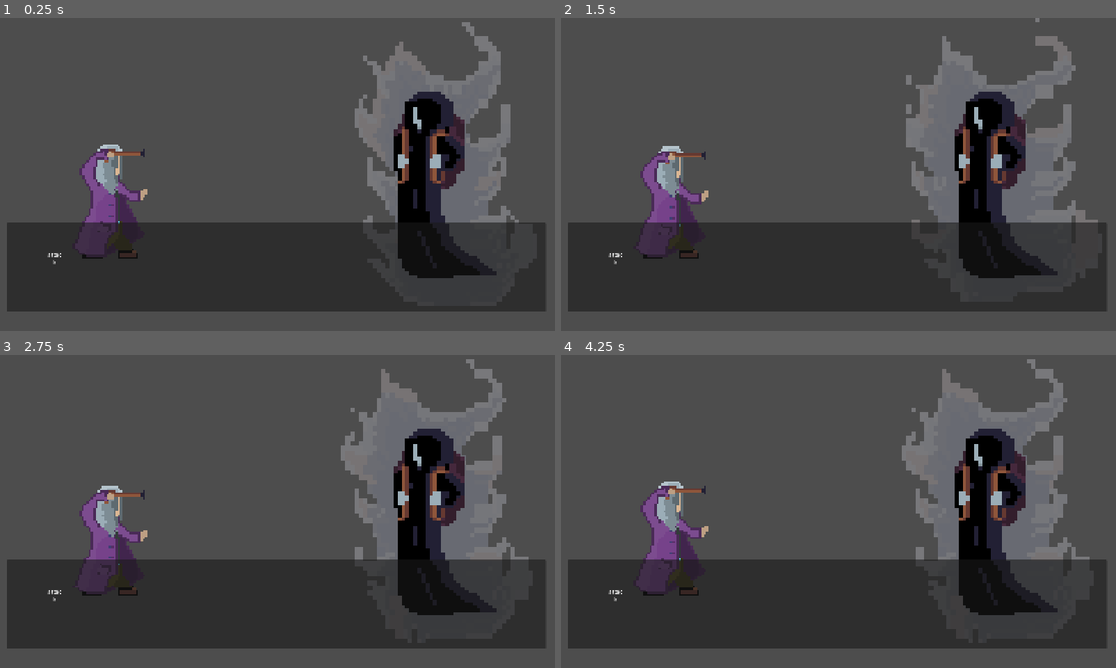
Above: before the commit, frames 1-4 (two rows, left to right).
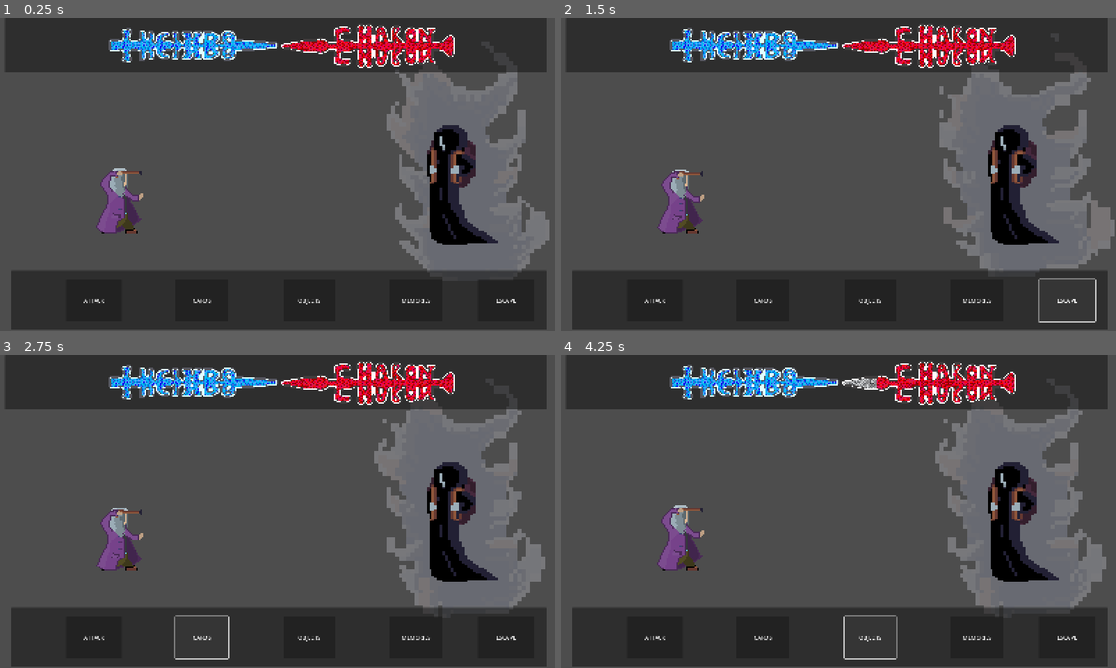
Above: after the commit, the same moments.

Repository: dokoliday/seconde-life
Game: Godot game, scene res://scenes/levels/combat.tscn
The game is run twice, just before and just after one commit, with the same random seed, the same clock (stepped at 60 frames per second) and the same inputs. This scene is started directly instead of the project's main scene.
Inputs (mouse positions are in pixels of both pictures, inside the frame that each line leads up to):
- Up to frame 1 (0.25 s): no input
- Up to frame 2 (1.5 s): click (616, 259) at 0.5 s, where only the run before the commit has a clickable "attac k"; click (1066, 299) at 1.25 s, where only the run after the commit has a clickable "ESCAPE"
- Up to frame 3 (2.75 s): click (199, 636) at 2 s, where only the run after the commit has a clickable "CARDS"
- Up to frame 4 (4.25 s): click (655, 636) at 2.75 s, where only the run after the commit has a clickable "ATTACK"; click (871, 636) at 3.5 s, where only the run after the commit has a clickable "OBJECTS"

The runs differ from the first frame. In frame 1, 48% of the frame differs, in the area x 1-99%, y 0-100%; in frame 2, 48%; in frame 3, 47%; in frame 4, 47%.

Commit message:
improve combat screen , add splash screen

Diff:
--- /dev/null
+++ b/Json/combat_datas.json
@@ -0,0 +1,16 @@
+{
+  "player": {
+	"health": 100,
+	"max_health": 100,
+	"defense": 0,
+	"items": [],
+	"season": "winter"
+  },
+
+  "enemy": {
+	"health": 200,
+	"max_health": 200,
+	"phase": 1,
+	"attacks": ["scythe_swing", "shadow_grasp"]
+  }
+}
--- /dev/null
+++ b/scenes/UI/ecran_titre.tscn
@@ -0,0 +1,162 @@
+[gd_scene load_steps=16 format=3 uid="uid://d1scomni3pme1"]
+
+[ext_resource type="Script" uid="uid://c7l45hqljxeiq" path="res://scripts/ecran_titre.gd" id="1_eyn71"]
+[ext_resource type="Texture2D" uid="uid://l2wbiwq2mc4y" path="res://cover_opacity.png" id="1_t5ege"]
+
+[sub_resource type="AtlasTexture" id="AtlasTexture_eyn71"]
+atlas = ExtResource("1_t5ege")
+region = Rect2(0, 0, 1600, 900)
+
+[sub_resource type="AtlasTexture" id="AtlasTexture_ri3rk"]
+atlas = ExtResource("1_t5ege")
+region = Rect2(1600, 0, 1600, 900)
+
+[sub_resource type="AtlasTexture" id="AtlasTexture_c407w"]
+atlas = ExtResource("1_t5ege")
+region = Rect2(3200, 0, 1600, 900)
+
+[sub_resource type="AtlasTexture" id="AtlasTexture_l51vc"]
+atlas = ExtResource("1_t5ege")
+region = Rect2(4800, 0, 1600, 900)
+
+[sub_resource type="AtlasTexture" id="AtlasTexture_7nqk1"]
+atlas = ExtResource("1_t5ege")
+region = Rect2(6400, 0, 1600, 900)
+
+[sub_resource type="AtlasTexture" id="AtlasTexture_lfjpx"]
+atlas = ExtResource("1_t5ege")
+region = Rect2(8000, 0, 1600, 900)
+
+[sub_resource type="AtlasTexture" id="AtlasTexture_q7lp7"]
+atlas = ExtResource("1_t5ege")
+region = Rect2(9600, 0, 1600, 900)
+
+[sub_resource type="AtlasTexture" id="AtlasTexture_4airo"]
+atlas = ExtResource("1_t5ege")
+region = Rect2(11200, 0, 1600, 900)
+
+[sub_resource type="AtlasTexture" id="AtlasTexture_rbq1i"]
+atlas = ExtResource("1_t5ege")
+region = Rect2(12800, 0, 1600, 900)
+
+[sub_resource type="SpriteFrames" id="SpriteFrames_ngc32"]
+animations = [{
+"frames": [{
+"duration": 1.0,
+"texture": SubResource("AtlasTexture_eyn71")
+}, {
+"duration": 1.0,
+"texture": SubResource("AtlasTexture_ri3rk")
+}, {
+"duration": 1.0,
+"texture": SubResource("AtlasTexture_c407w")
+}, {
+"duration": 1.0,
+"texture": SubResource("AtlasTexture_l51vc")
+}, {
+"duration": 1.0,
+"texture": SubResource("AtlasTexture_7nqk1")
+}, {
+"duration": 1.0,
+"texture": SubResource("AtlasTexture_lfjpx")
+}, {
+"duration": 1.0,
+"texture": SubResource("AtlasTexture_q7lp7")
+}, {
+"duration": 1.0,
+"texture": SubResource("AtlasTexture_4airo")
+}, {
+"duration": 1.0,
+"texture": SubResource("AtlasTexture_rbq1i")
+}],
+"loop": false,
+"name": &"default",
+"speed": 3.0
+}]
+
+[sub_resource type="Animation" id="Animation_eyn71"]
+resource_name = "title"
+length = 7.0
+tracks/0/type = "value"
+tracks/0/imported = false
+tracks/0/enabled = true
+tracks/0/path = NodePath("AnimatedSprite2D:offset")
+tracks/0/interp = 1
+tracks/0/loop_wrap = true
+tracks/0/keys = {
+"times": PackedFloat32Array(3, 5.133333),
+"transitions": PackedFloat32Array(1, 1),
+"update": 0,
+"values": [Vector2(0, 0), Vector2(0, -1000)]
+}
+tracks/1/type = "value"
+tracks/1/imported = false
+tracks/1/enabled = true
+tracks/1/path = NodePath("AnimatedSprite2D:scale")
+tracks/1/interp = 1
+tracks/1/loop_wrap = true
+tracks/1/keys = {
+"times": PackedFloat32Array(3, 5.133333),
+"transitions": PackedFloat32Array(1, 1),
+"update": 0,
+"values": [Vector2(0.5, 0.5), Vector2(0.3, 0.3)]
+}
+
+[sub_resource type="Animation" id="Animation_ri3rk"]
+length = 0.001
+tracks/0/type = "value"
+tracks/0/imported = false
+tracks/0/enabled = true
+tracks/0/path = NodePath("AnimatedSprite2D:offset")
+tracks/0/interp = 1
+tracks/0/loop_wrap = true
+tracks/0/keys = {
+"times": PackedFloat32Array(0),
+"transitions": PackedFloat32Array(1),
+"update": 0,
+"values": [Vector2(0, 0)]
+}
+tracks/1/type = "value"
+tracks/1/imported = false
+tracks/1/enabled = true
+tracks/1/path = NodePath("AnimatedSprite2D:scale")
+tracks/1/interp = 1
+tracks/1/loop_wrap = true
+tracks/1/keys = {
+"times": PackedFloat32Array(0),
+"transitions": PackedFloat32Array(1),
+"update": 0,
+"values": [Vector2(1, 1)]
+}
+
+[sub_resource type="AnimationLibrary" id="AnimationLibrary_c407w"]
+_data = {
+&"RESET": SubResource("Animation_ri3rk"),
+&"title": SubResource("Animation_eyn71")
+}
+
+[node name="EcranTitre" type="Node2D"]
+script = ExtResource("1_eyn71")
+
+[node name="ColorRect" type="ColorRect" parent="."]
+offset_right = 1600.0
+offset_bottom = 900.0
+color = Color(0, 0, 0, 1)
+
+[node name="AnimatedSprite2D" type="AnimatedSprite2D" parent="."]
+position = Vector2(800, 450)
+sprite_frames = SubResource("SpriteFrames_ngc32")
+autoplay = "default"
+frame = 8
+frame_progress = 1.0
+
+[node name="AnimationPlayer" type="AnimationPlayer" parent="."]
+libraries = {
+&"": SubResource("AnimationLibrary_c407w")
+}
+
+[node name="TextureButton" type="TextureButton" parent="."]
+offset_right = 40.0
+offset_bottom = 40.0
+
+[connection signal="animation_finished" from="AnimatedSprite2D" to="." method="_on_animated_sprite_2d_animation_finished"]
--- a/scenes/levels/combat.tscn
+++ b/scenes/levels/combat.tscn
@@ -1,9 +1,15 @@
-[gd_scene load_steps=21 format=3 uid="uid://4ligsl7htqs2"]
+[gd_scene load_steps=27 format=3 uid="uid://4ligsl7htqs2"]
 
 [ext_resource type="Script" uid="uid://dkuhspm1pjnod" path="res://scripts/combat.gd" id="1_f8fhw"]
 [ext_resource type="Texture2D" uid="uid://bu6jdd2w3udin" path="res://assets/combat-Sheet.png" id="2_f8fhw"]
 [ext_resource type="Texture2D" uid="uid://c3ejqvcxuhwtq" path="res://assets/death_fire-Sheet.png" id="2_raufl"]
 [ext_resource type="Texture2D" uid="uid://drgffbwfqaocj" path="res://assets/death-Sheet.png" id="3_raufl"]
+[ext_resource type="Texture2D" uid="uid://drfnhuj73k3s4" path="res://assets/life_barre_emptyl.png" id="5_sj3cb"]
+[ext_resource type="Texture2D" uid="uid://c1w3uhgt32lck" path="res://assets/life_barre_border.png" id="6_vk51m"]
+[ext_resource type="Texture2D" uid="uid://bdc4gv4akd4r3" path="res://assets/life_barre_full.png" id="7_lxv1m"]
+[ext_resource type="Texture2D" uid="uid://ptth7epl3gum" path="res://assets/death_life_empty.png" id="8_88l8t"]
+[ext_resource type="Texture2D" uid="uid://dgrqswq2fn336" path="res://assets/death_life_border.png" id="9_o67b6"]
+[ext_resource type="Texture2D" uid="uid://chqnc2fw6pwbg" path="res://assets/death_life_full.png" id="10_tvnl7"]
 
 [sub_resource type="AtlasTexture" id="AtlasTexture_vk51m"]
 atlas = ExtResource("2_raufl")
@@ -127,22 +133,22 @@
 
 [node name="Fire" type="AnimatedSprite2D" parent="Ennemy"]
 modulate = Color(1, 1, 1, 0.44705883)
-position = Vector2(1241, 427.5)
-scale = Vector2(12.8125, 13.859374)
+position = Vector2(1310, 417)
+scale = Vector2(11.40625, 11.6875)
 sprite_frames = SubResource("SpriteFrames_jy67q")
 animation = &"fire"
 autoplay = "fire"
 
 [node name="Death" type="AnimatedSprite2D" parent="Ennemy"]
-position = Vector2(1238, 475.43753)
-scale = Vector2(11.34375, 9.080078)
+position = Vector2(1301, 478)
+scale = Vector2(7.875, 5.7968764)
 sprite_frames = SubResource("SpriteFrames_o67b6")
 animation = &"combat"
 autoplay = "combat"
 
 [node name="Player" type="AnimatedSprite2D" parent="."]
-position = Vector2(324.00003, 497)
-scale = Vector2(6.5, 6.351562)
+position = Vector2(350, 508.00006)
+scale = Vector2(4.1093745, 3.675781)
 sprite_frames = SubResource("SpriteFrames_vk51m")
 animation = &"combat"
 autoplay = "combat"
@@ -152,16 +158,81 @@
 
 [node name="CanvasLayer" type="CanvasLayer" parent="."]
 
-[node name="Panel" type="Panel" parent="CanvasLayer"]
-offset_left = 24.0
-offset_top = 589.0
-offset_right = 1574.0
-offset_bottom = 845.0
-
-[node name="MenuButton" type="MenuButton" parent="CanvasLayer"]
-offset_left = 78.0
-offset_top = 616.0
-offset_right = 244.0
-offset_bottom = 767.0
-text = "attac
-k"
+[node name="LifeBoard" type="Panel" parent="CanvasLayer"]
+anchors_preset = -1
+anchor_right = 0.013
+offset_left = 18.0
+offset_right = 1554.85
+offset_bottom = 157.0
+metadata/_edit_use_anchors_ = true
+
+[node name="PlayerLife" type="TextureProgressBar" parent="CanvasLayer/LifeBoard"]
+layout_mode = 0
+offset_left = 286.0
+offset_top = 11.0
+offset_right = 543.3334
+offset_bottom = 89.5
+scale = Vector2(2, 2)
+texture_under = ExtResource("5_sj3cb")
+texture_over = ExtResource("6_vk51m")
+texture_progress = ExtResource("7_lxv1m")
+
+[node name="DeathLife" type="TextureProgressBar" parent="CanvasLayer/LifeBoard"]
+layout_mode = 0
+offset_left = 1296.0
+offset_top = 150.0
+offset_right = 1546.0
+offset_bottom = 220.50009
+rotation = -3.1415927
+scale = Vector2(2, 2)
+texture_under = ExtResource("8_88l8t")
+texture_over = ExtResource("9_o67b6")
+texture_progress = ExtResource("10_tvnl7")
+
+[node name="ActionBoard" type="Panel" parent="CanvasLayer"]
+offset_left = 36.0
+offset_top = 726.0
+offset_right = 1576.0
+offset_bottom = 896.0
+
+[node name="EscapeButton" type="Button" parent="CanvasLayer/ActionBoard"]
+layout_mode = 0
+offset_left = 1342.0
+offset_top = 26.0
+offset_right = 1505.0
+offset_bottom = 147.0
+text = "ESCAPE"
+
+[node name="CardButton" type="Button" parent="CanvasLayer/ActionBoard"]
+layout_mode = 0
+offset_left = 472.0
+offset_top = 26.0
+offset_right = 625.0
+offset_bottom = 147.0
+text = "CARDS"
+
+[node name="AttackButton" type="Button" parent="CanvasLayer/ActionBoard"]
+layout_mode = 0
+offset_left = 158.0
+offset_top = 26.0
+offset_right = 318.0
+offset_bottom = 147.0
+text = "ATTACK"
+
+[node name="Object" type="Button" parent="CanvasLayer/ActionBoard"]
+layout_mode = 0
+offset_left = 783.0
+offset_top = 26.0
+offset_right = 932.0
+offset_bottom = 147.0
+text = "OBJECTS"
+
+[node name="Memories" type="Button" parent="CanvasLayer/ActionBoard"]
+layout_mode = 0
+offset_left = 1089.0
+offset_top = 26.0
+offset_right = 1239.0
+offset_bottom = 147.0
+text = "MEMORIES"
+
+[connection signal="pressed" from="CanvasLayer/ActionBoard/AttackButton" to="." method="_on_attack_button_pressed"]
--- a/scripts/combat.gd
+++ b/scripts/combat.gd
@@ -1,6 +1,9 @@
 extends Node2D
 @onready var death: AnimatedSprite2D = $Ennemy/Death
 @onready var camera_2d: Camera2D = $Camera2D
+@onready var player_life: TextureProgressBar = $CanvasLayer/LifeBoard/PlayerLife
+@onready var death_life: TextureProgressBar = $CanvasLayer/LifeBoard/DeathLife
+
 
 func _ready() -> void:
 	death.flip_h = true
@@ -8,9 +11,17 @@
 var shake_intensity = 12.0
 var shake_duration = 0.2
 
+var death_life_value = 100
+
+
 func _process(delta: float) -> void:
 	if Input.is_action_just_pressed("action"):
 		start_shake()
+
+	death_life.value = death_life_value
+	death_life.max_value = 100
+	player_life.value = 0
+	player_life.max_value= 0
 
 func start_shake():
 	var tween = create_tween()
@@ -22,3 +33,10 @@
 			)
 		tween.tween_property(camera_2d, "offset", random_offset, shake_duration / 20)
 		tween.tween_property(camera_2d, "offset", Vector2.ZERO, shake_duration / 5)
+
+
+
+
+func _on_attack_button_pressed() -> void:
+	start_shake()
+	death_life_value = death_life_value-20
--- /dev/null
+++ b/scripts/ecran_titre.gd
@@ -0,0 +1,8 @@
+extends Node2D
+
+@onready var animated_sprite_2d: AnimatedSprite2D = $AnimatedSprite2D
+@onready var animation_player: AnimationPlayer = $AnimationPlayer
+
+func _ready() -> void:
+	animated_sprite_2d.scale=Vector2(0.5,0.5)
+	animation_player.play("title")
Binary file added: assets/death_life_border.png
Not shown, added: assets/death_life_border.png.import
Binary file added: assets/death_life_empty.png
Not shown, added: assets/death_life_empty.png.import
Binary file added: assets/death_life_full.png
Not shown, added: assets/death_life_full.png.import
Binary file added: assets/life_barre_border.png
Not shown, added: assets/life_barre_border.png.import
Binary file added: assets/life_barre_emptyl.png
Not shown, added: assets/life_barre_emptyl.png.import
Binary file added: assets/life_barre_full.png
Not shown, added: assets/life_barre_full.png.import
(and 6 more such lines)
